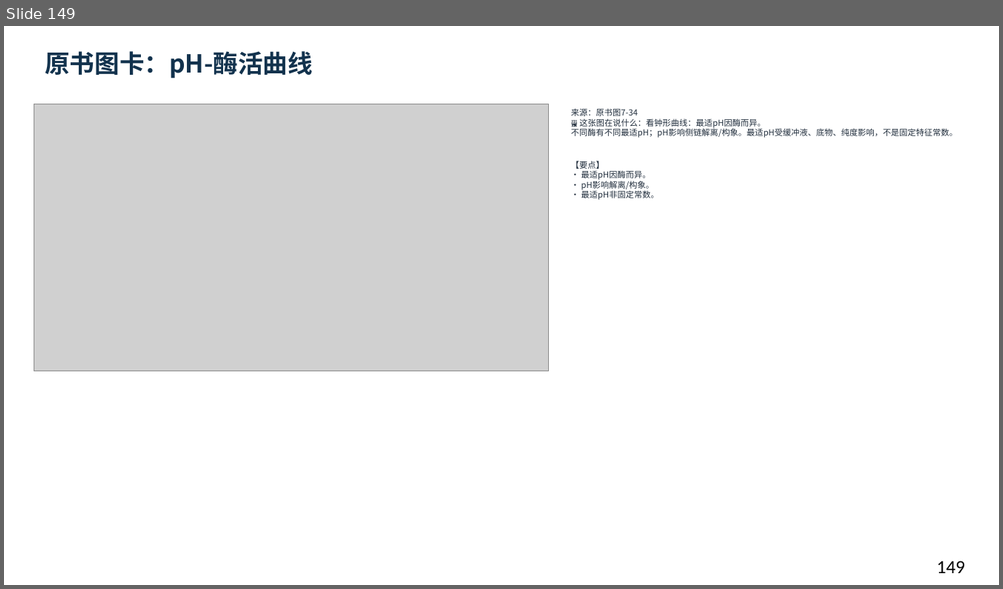
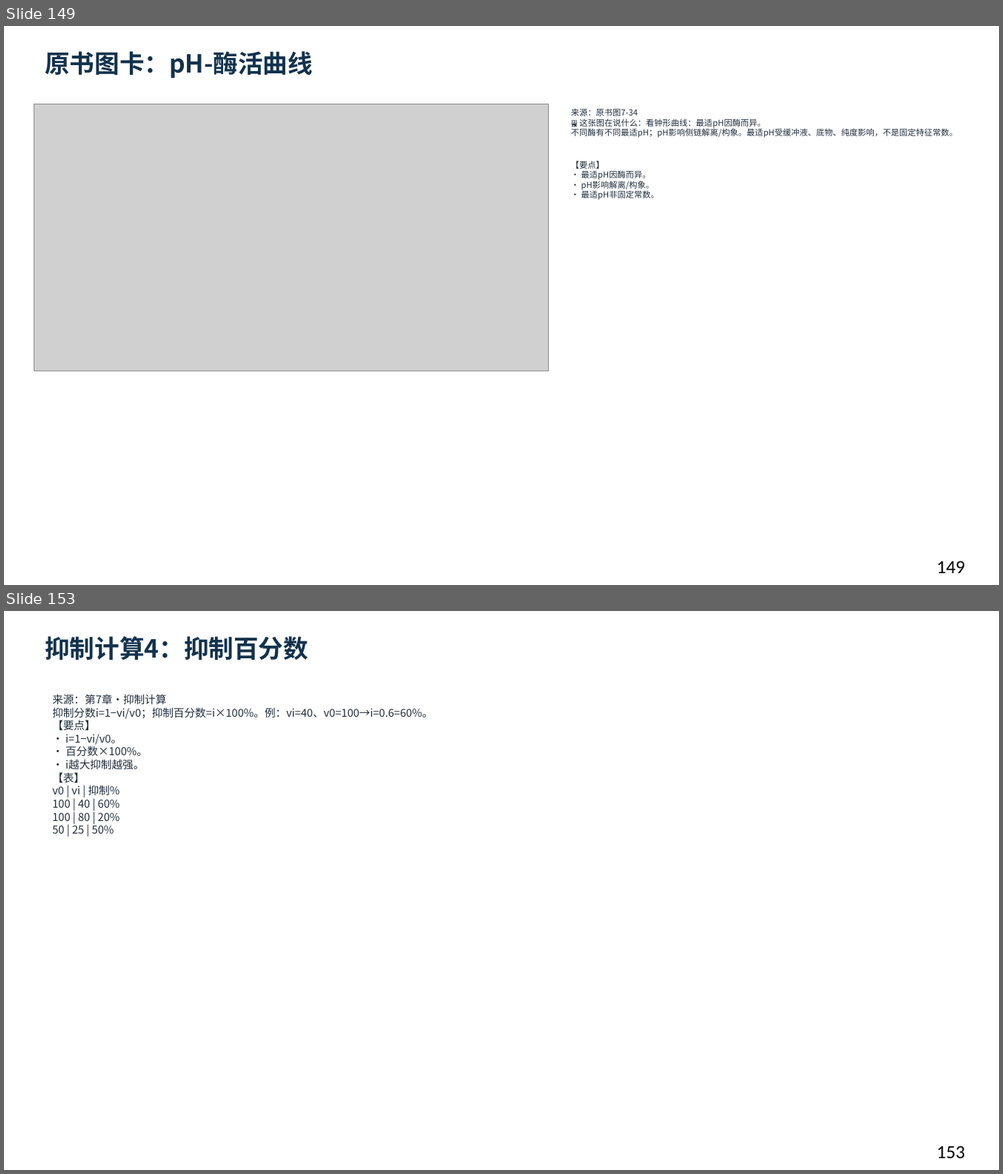
Before and after one commit to newkan-li/Biochemistry, a slide deck: downloads/bc07-ai-style.pptx. Shown one above the other, each under a label of ours: slide 149 before the commit, slides 149 and 153 after it; the slides between them are not shown. The pictures are 1003x589 and 1003x1174 pixels, drawn with LibreOffice and Linux fonts; fonts in the diff are those of the drawing; grey boxes stand for pictures. Boxes give left, top, right and bottom in pixels: in the first picture for what was removed or moved away, otherwise in the second. Text is boxed around its words. In the diff, an @@ line names an element or a change of style, - is before the commit and + after.

Commit message:
bc07再补抑制计算4页+图卡3页+网页题60;下载157页;版本20261112bq

```diff
--- a/downloads/bc07-ai-style.pptx
+++ b/downloads/bc07-ai-style.pptx
@@ slide 153 added at (4,611,999,1170), background #FFFFFF @@
@@ text added at (45,636,308,660), 24 pt, text #12324D, bold @@
+抑制计算4：抑制百分数
@@ text added at (52,694,432,834), 10.5 pt, text #202D3C @@
+来源：第7章·抑制计算
+抑制分数i=1−vi/v0；抑制百分数=i×100%。例：vi=40、v0=100→i=0.6=60%。
+【要点】
+• i=1−vi/v0。
+• 百分数×100%。
+• i越大抑制越强。
+【表】
+v0 | vi | 抑制%
+100 | 40 | 60%
+100 | 80 | 20%
+50 | 25 | 50%
@@ text added at (936,1146,965,1159), 18 pt, text #000000 @@
+153
```
Also in this commit, not shown: 1 slide changed, 6 other slides added, 9 other files.
